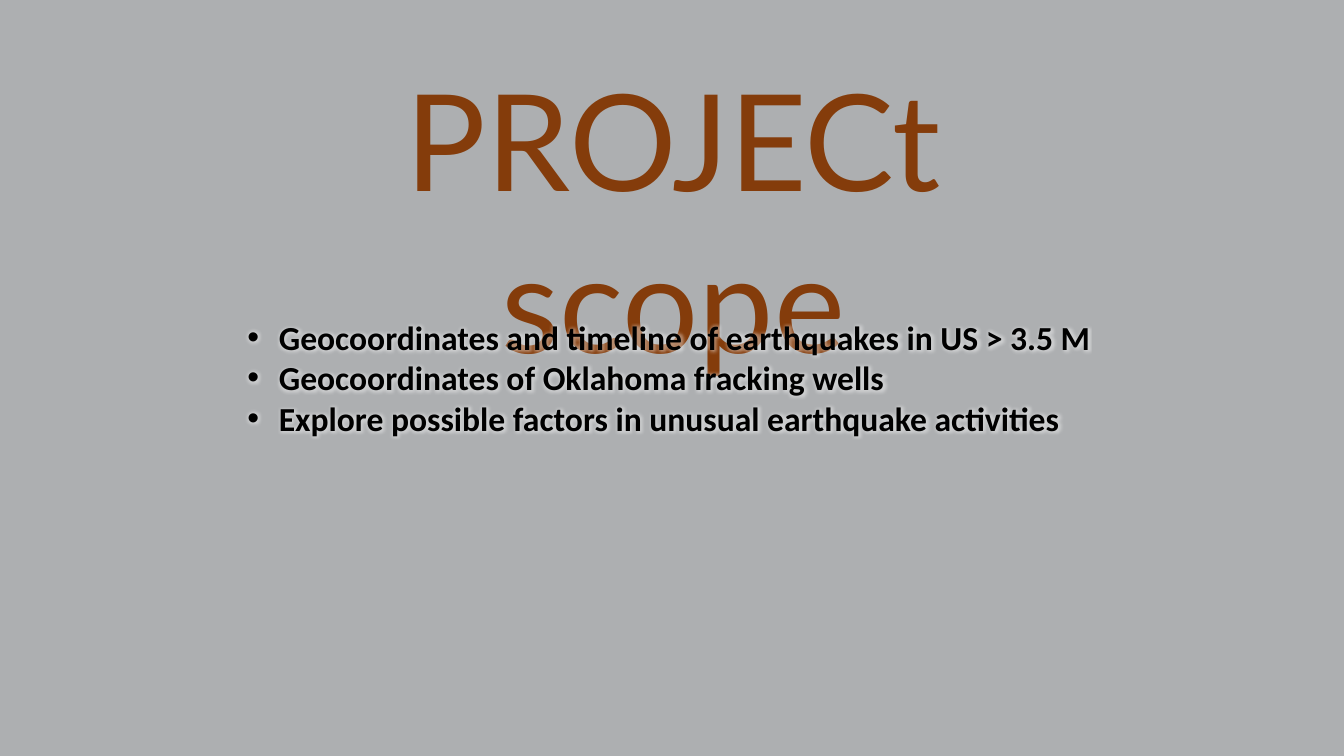
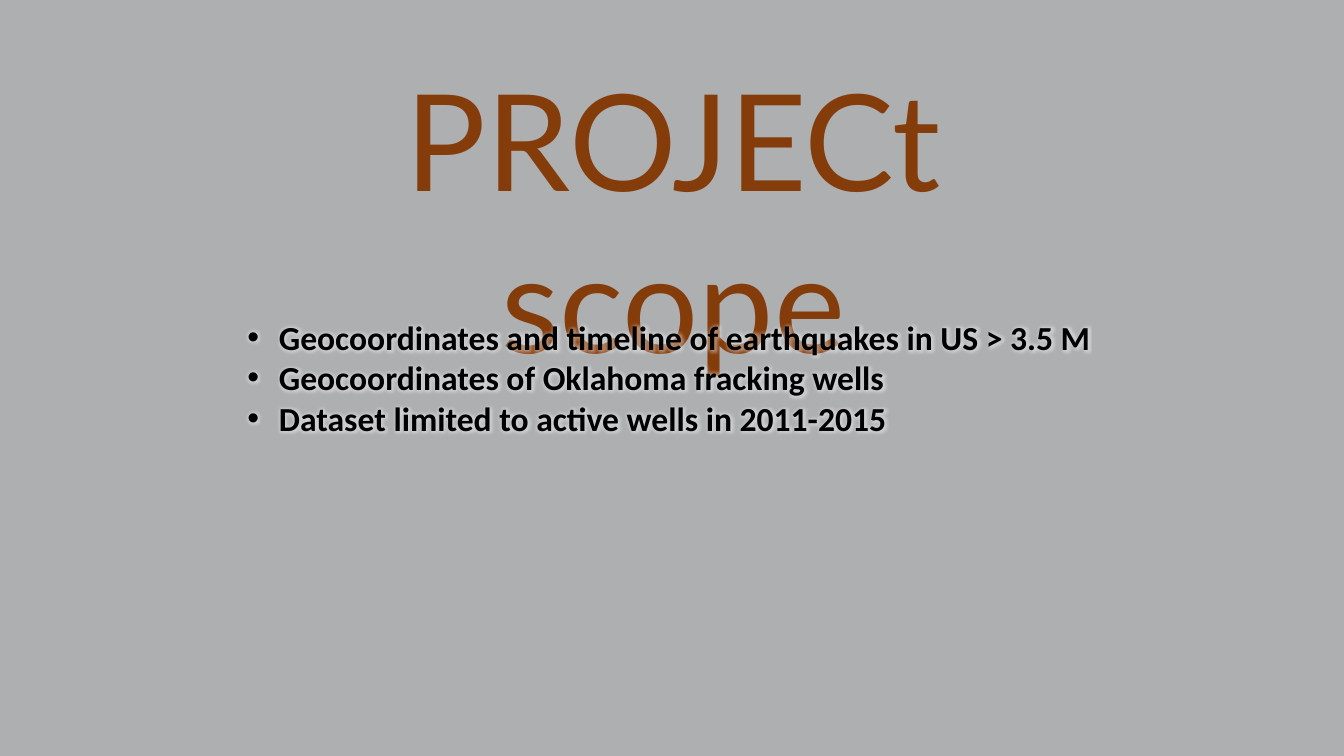
Before and after one commit to cljungkull/Final-Project, a slide deck: slide 5 of presentation.pptx. Drawn at 1344x756 pixels with LibreOffice and Linux fonts; fonts in the diff are those of the drawing. Boxes give left, top, right and bottom in pixels: in the first picture for what was removed or moved away, otherwise in the second. Text is boxed around its words. In the diff, an @@ line names an element or a change of style, - is before the commit and + after.

```diff
--- a/presentation.pptx
+++ b/presentation.pptx
@@ text at bbox=[279, 407, 886, 431]: text changed @@
-• Explore possible factors in unusual earthquake activities
+• Dataset limited to active wells in 2011-2015
```
Also in this commit, not shown: 6 other slides changed, 2 slides added, 1 slide removed, 1 other file.
